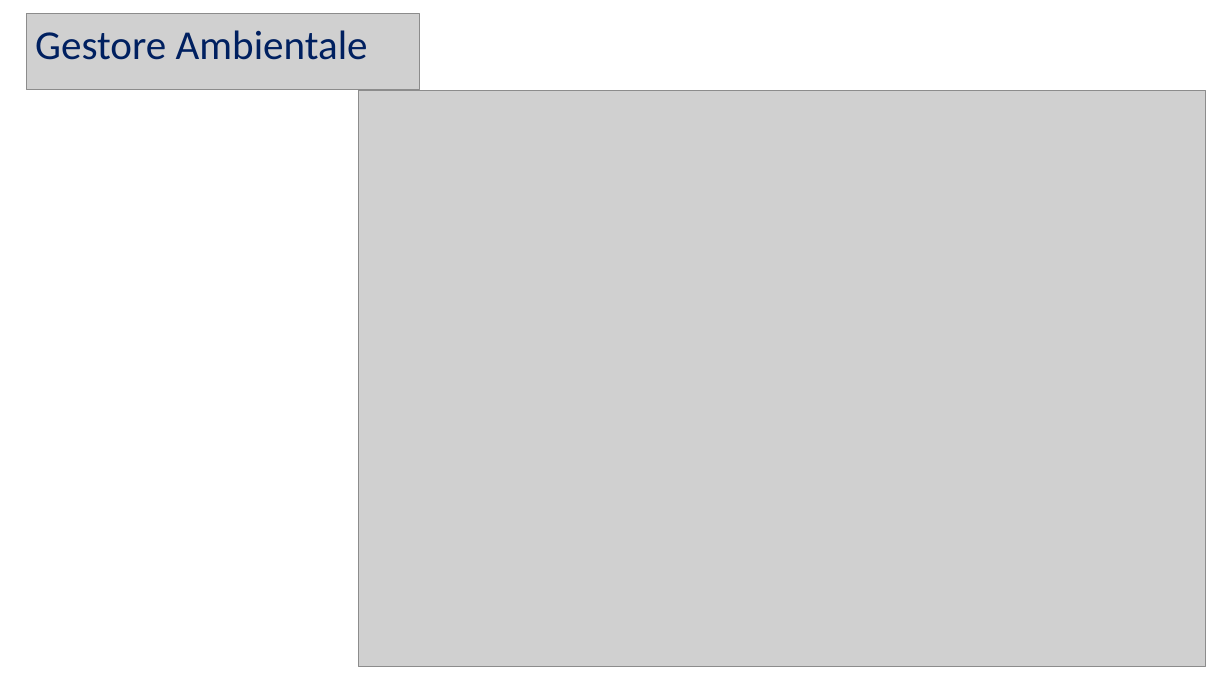
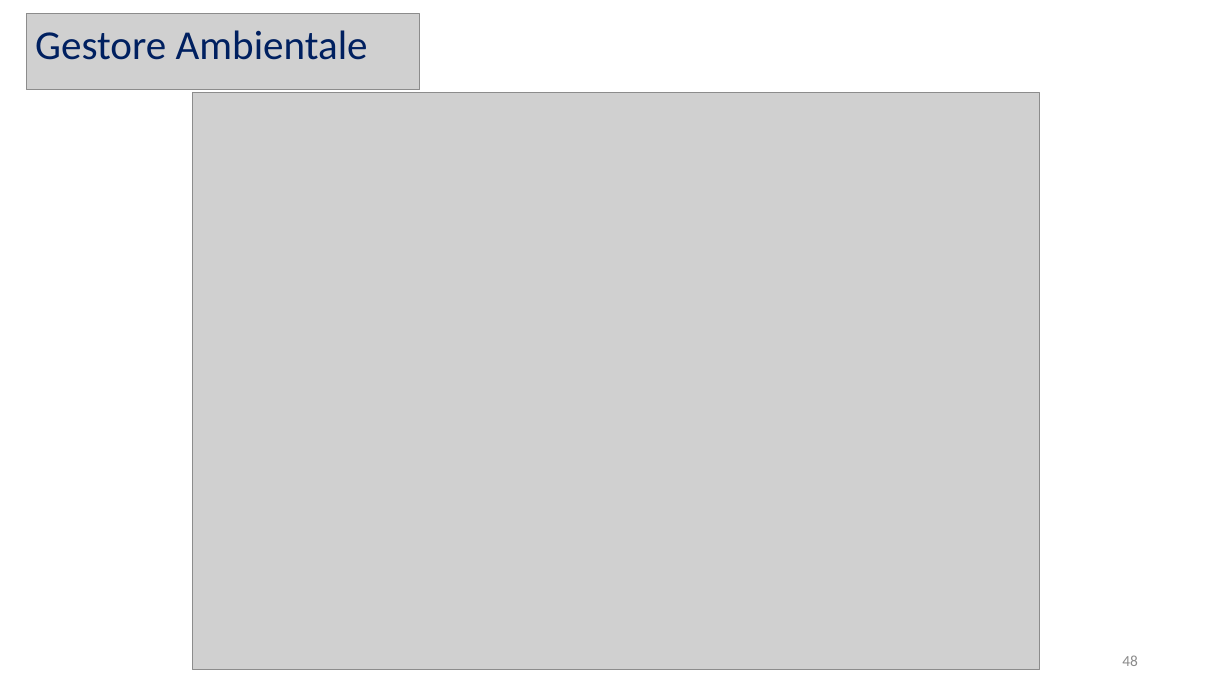
Before and after one commit to Wonderjack996/unimib-software-architecture, a slide deck: slide 48 of Progetto/Presentazione.pptx (slide 47 before the commit). Drawn at 1232x693 pixels with LibreOffice and Linux fonts; fonts in the diff are those of the drawing; grey boxes stand for pictures. Boxes give left, top, right and bottom in pixels: in the first picture for what was removed or moved away, otherwise in the second. Text is boxed around its words. In the diff, an @@ line names an element or a change of style, - is before the commit and + after.

```diff
--- a/Progetto/Presentazione.pptx
+++ b/Progetto/Presentazione.pptx
@@ picture: place and size @@
-picture at (359, 90, 1206, 666)
+picture at (192, 93, 1040, 670)
@@ page number at (1122, 655, 1138, 666): text changed @@
-47
+48
```
Also in this commit, not shown: 10 other slides changed, 4 slides added, 1 slide removed, 6 other files.
